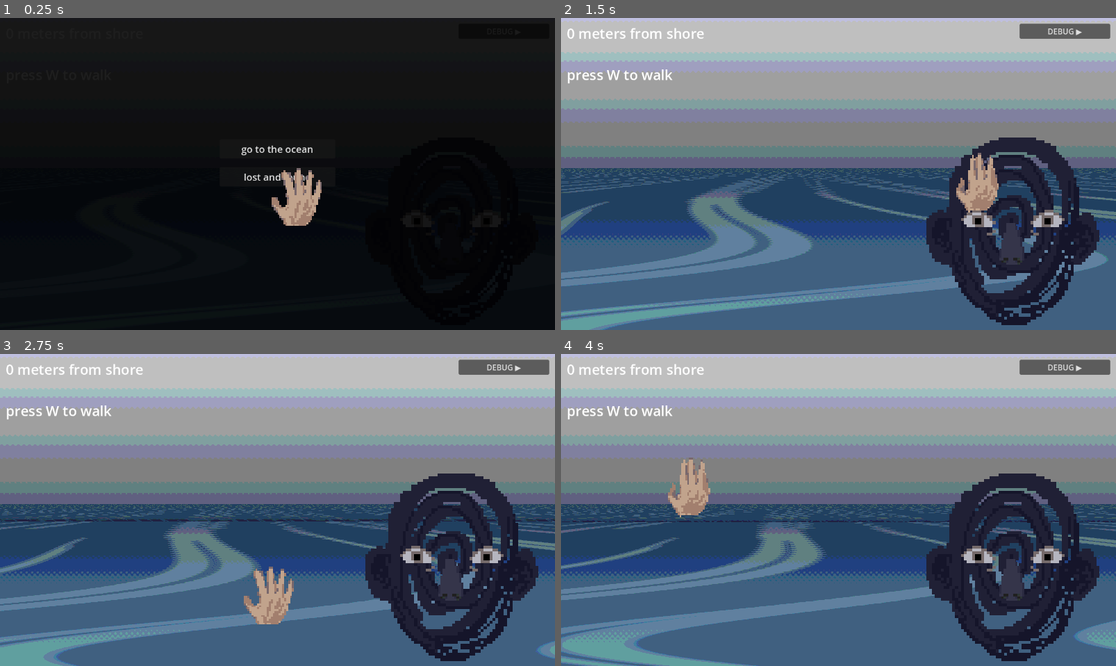
Above: before the commit, frames 1-4 (two rows, left to right).
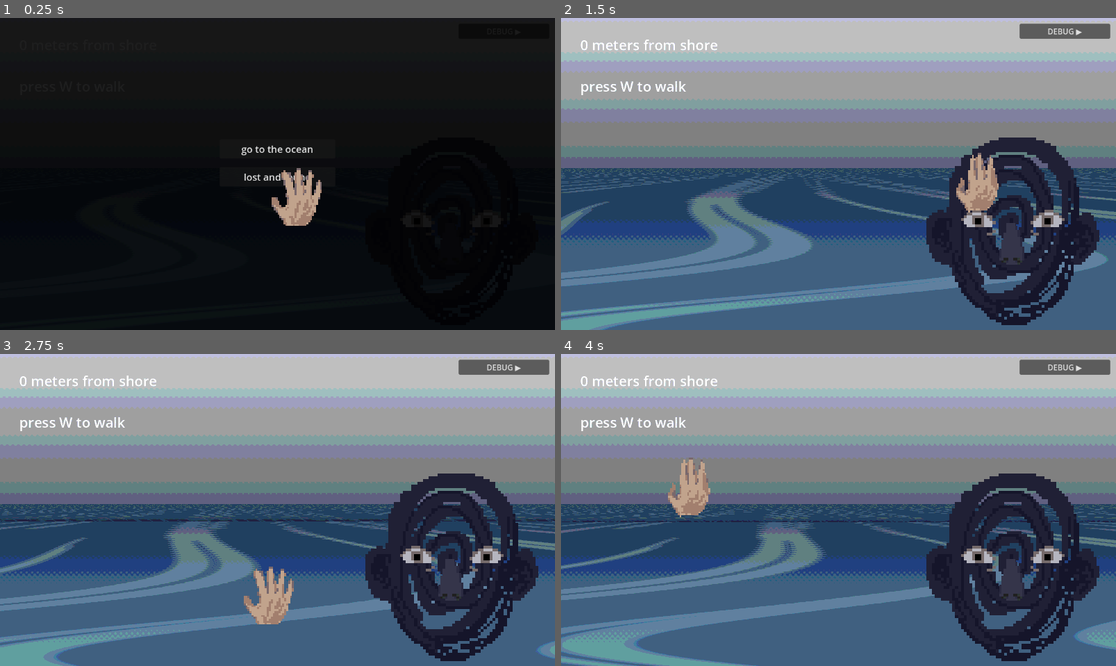
Above: after the commit, the same moments.

Repository: siyangsun/the-glimmering
Game: Godot game, scene res://scenes/Main.tscn
Two runs of this game, one before a commit and one after it. Both use one fixed random seed, a clock stepped at 60 frames per second and the inputs below.
Inputs (mouse positions are in pixels of both pictures, inside the frame that each line leads up to):
- Up to frame 1 (0.25 s): no input
- Up to frame 2 (1.5 s): click "go to the ocean" at 0.5 s; tap W (walk_forward) at 1.25 s; move the mouse to (960, 158) at 1.27 s; hold W (walk_forward) from 1.28 s (still down); tap E (blow_nose) at 1.35 s; click (960, 158) at 1.42 s
- Up to frame 3 (2.75 s): release W (walk_forward) at 2 s; drag from (166, 525) to (249, 572) at 2.02 s
- Up to frame 4 (4 s): tap W (walk_forward) at 2.75 s; move the mouse to (894, 441) at 2.77 s; hold W (walk_forward) 2.78-3.5 s; tap Q (wipe_eyes) at 2.85 s; drag from (810, 572) to (672, 463) at 3.52 s

The runs differ from the first frame. In frame 2, 1.1% of the frame differs, in the area x 1-29%, y 3-25%; in frame 3, 1.1%; in frame 4, 1.1%.

Commit message:
move meters-from-shore text under the shaders with more padding
Co-Authored-By: Claude Opus 4.8 <noreply@anthropic.com>

Diff:
--- a/scenes/Main.tscn
+++ b/scenes/Main.tscn
@@ -40,10 +40,10 @@
 material = SubResource("ShaderMaterial_pp")
 script = ExtResource("8_pps0")
 
-[node name="UI" type="CanvasLayer" parent="."]
-layer = 13
+[node name="DevTextLayer" type="CanvasLayer" parent="."]
+layer = 7
 
-[node name="DevOverlay" type="Control" parent="UI"]
+[node name="DevOverlay" type="Control" parent="DevTextLayer"]
 layout_mode = 3
 anchors_preset = 15
 anchor_right = 1.0
@@ -52,12 +52,15 @@
 grow_vertical = 2
 script = ExtResource("4_devo0")
 
-[node name="Label" type="Label" parent="UI/DevOverlay"]
+[node name="Label" type="Label" parent="DevTextLayer/DevOverlay"]
 layout_mode = 0
-offset_left = 12.0
-offset_top = 12.0
-offset_right = 800.0
-offset_bottom = 160.0
+offset_left = 40.0
+offset_top = 36.0
+offset_right = 820.0
+offset_bottom = 184.0
+
+[node name="UI" type="CanvasLayer" parent="."]
+layer = 13
 
 [node name="FaceWidget" type="Control" parent="UI"]
 layout_mode = 3
--- a/scripts/Main.gd
+++ b/scripts/Main.gd
@@ -8,12 +8,13 @@
 #
 #   5   render        ocean, waves, floating items, paper boat   (tscn)
 #   6   rain          rainstick streaks
+#   7   dev-text      "meters from shore" overlay, posterized into the world (tscn)
 #   8   post-process  posterize + dither; reads everything below (tscn)
 #   9   blind         blindness darkening
 #   10  eye           eye-splash droplets
 #   11  goggle        goggle tint
 #   12  flash         wave-hit white flash
-#   13  ui            dev overlay, face widget                   (tscn)
+#   13  ui            face widget                                (tscn)
 #   14  drown         drowning tunnel vignette
 #   15  top-posterize gentle second posterize over the vignette
 #   20  debug         debug panel                                (tscn)
